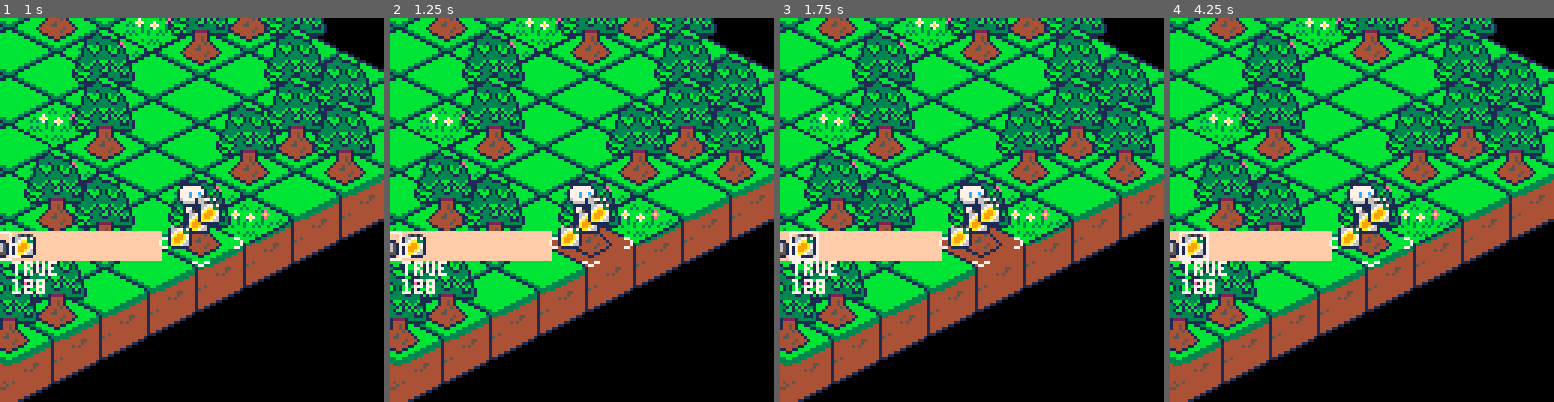
Above: before the commit, frames 1-4 (left to right).
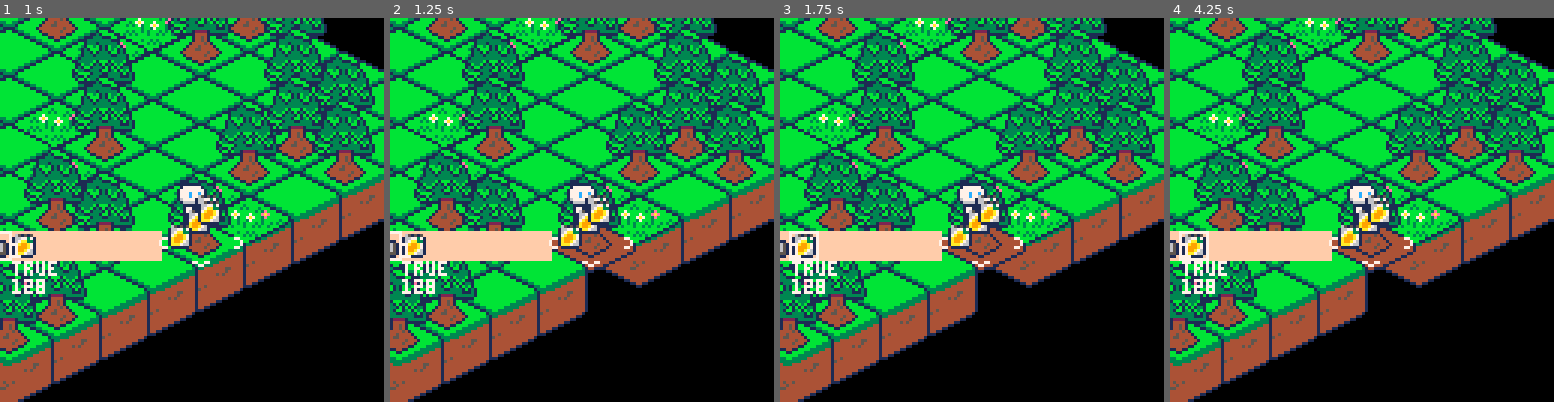
Above: after the commit, the same moments.

Repository: alainpuron/pico-8
Game: PICO-8 cartridge isometric.p8
The game is run twice, just before and just after one commit, with the same random seed, the same clock (stepped at 60 frames per second) and the same inputs.
Inputs:
- Up to frame 1 (1 s): tap X (X key) at 0.33 s; tap O (Z key) at 0.7 s
- Up to frame 2 (1.25 s): tap X (X key) at 1.07 s
- Up to frame 3 (1.75 s): hold Right from 1.6 s (still down); tap O (Z key) at 1.7 s
- Up to frame 4 (4.25 s): tap X (X key) at 1.85, 2.97, 4.08 s; release Right at 2.1 s; tap O (Z key) every 0.4 s from 2.1 to 4.1 s; hold Up 2.15-2.42 s; hold Right 2.47-3.03 s; hold Left 3.08-3.58 s; hold Down 3.63-3.97 s; hold Right from 4.02 s (still down)

Frame 1 is identical in both runs. In frame 2, 1.1% of the frame differs, in the area x 51-65%, y 60-77%; in frame 3, 1.1%; in frame 4, 1.7%, in the area x 42-65%, y 54-77%.

Commit message:
Add files via upload

Diff:
--- a/isometric.p8
+++ b/isometric.p8
@@ -55,6 +55,7 @@
 	grass = 8,
 	water = 4,
 	tree 	= 128,
+	soil = 132,
 	flower = 12
 	}
 
@@ -81,7 +82,9 @@
   {8,8,8,8,8,8,8,8}
 }
 
-
+	-- player made
+	soil_layer = {}
+	-- game made
 	tree_layer =	{}
 	flower_layer = {}
 
@@ -232,7 +235,7 @@
 
 function plr_update()
 	plr_move(plr)
-	plr_actions()
+	actions()
 end
 
 function plr_move(plr)
@@ -254,6 +257,34 @@
 	end
 
 
+
+end
+
+
+function actions()
+
+	if btnp(❎) then
+
+		  local tx, ty = get_tile_pos(plr.x, plr.y)
+				local layers = {map_data,tree_layer,flower_layer}
+			--	local tile
+
+				for l in all(layers) do
+
+      local tile = l[ty][tx]
+
+					 if tile == 8 or tile == 12 then
+					 		if inv[selection].name == 'hoe'  then
+									map_data[ty][tx] = 132
+								end
+								break
+						end
+
+				end
+
+
+
+	end
 
 end
 
Not shown, changed: 31 lines of the sprite sheet (__gfx__) section of isometric.p8
